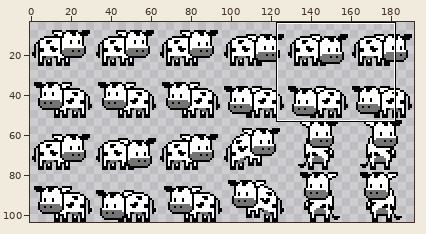
A sprite sheet gets an edit: gamepeach/debug/images/ufo_cow_w_2.png. The picture above shows the old version from afar; the outline marks the close-up.
Close-up. Old version:
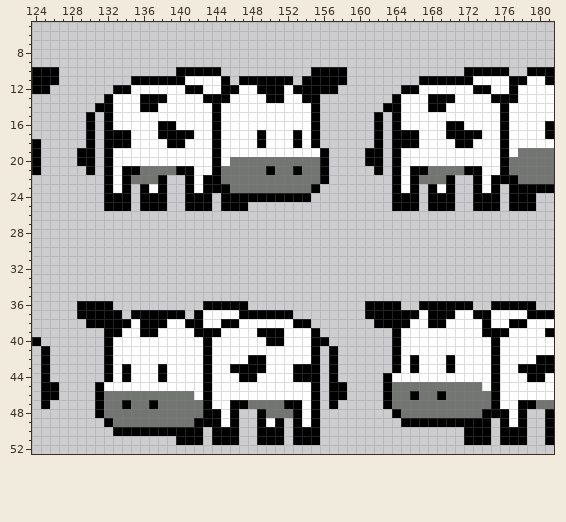
The file is 192x104 pixels. Shown: x 124..181, y 5..52. The wide view leaves out empty margins. The commit also changed other parts of the picture, which this record leaves out.
Now the later version:
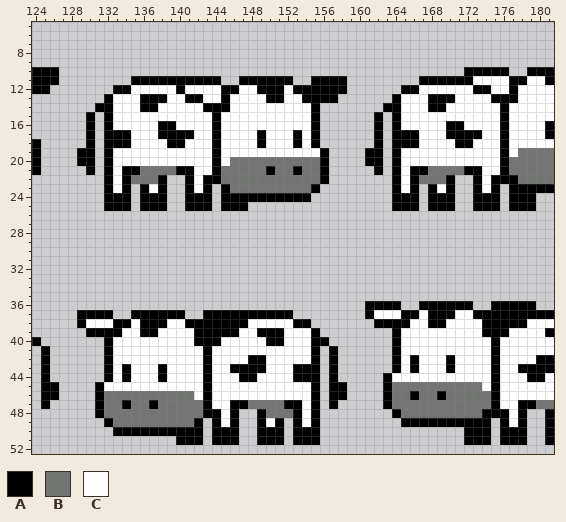
Palette (. is transparent): A #000000  B #737573  C #ffffff
Difference:
Changed rows in their new state; - is an unchanged pixel.
first column x 140:
10 .....----------....
11 -AAAA.--------.----
12 ACC---------------A
13 -AACC-----------AA-
14 ---A-A-------------
first column x 144:
23 .
first column x 129:
36 ....----------.....-------------------------------
37 ----.--------.AAAA---------------CCC----------AAAA
38 ACCC----------AA--A---------------------------AA--
39 -AA-------------AA--------------------------------
40 -------------A-A----------------------------------
first column x 143:
49 .
Pixel boxes of the changes (left, top, right, bottom) in both close-ups:
changed: (176, 67, 230, 112)
changed: (302, 67, 347, 103)
erased: (212, 184, 221, 193)
changed: (77, 301, 122, 337)
changed: (194, 301, 248, 346)
changed: (374, 310, 401, 319)
changed: (491, 310, 527, 328)
erased: (203, 418, 212, 427)
